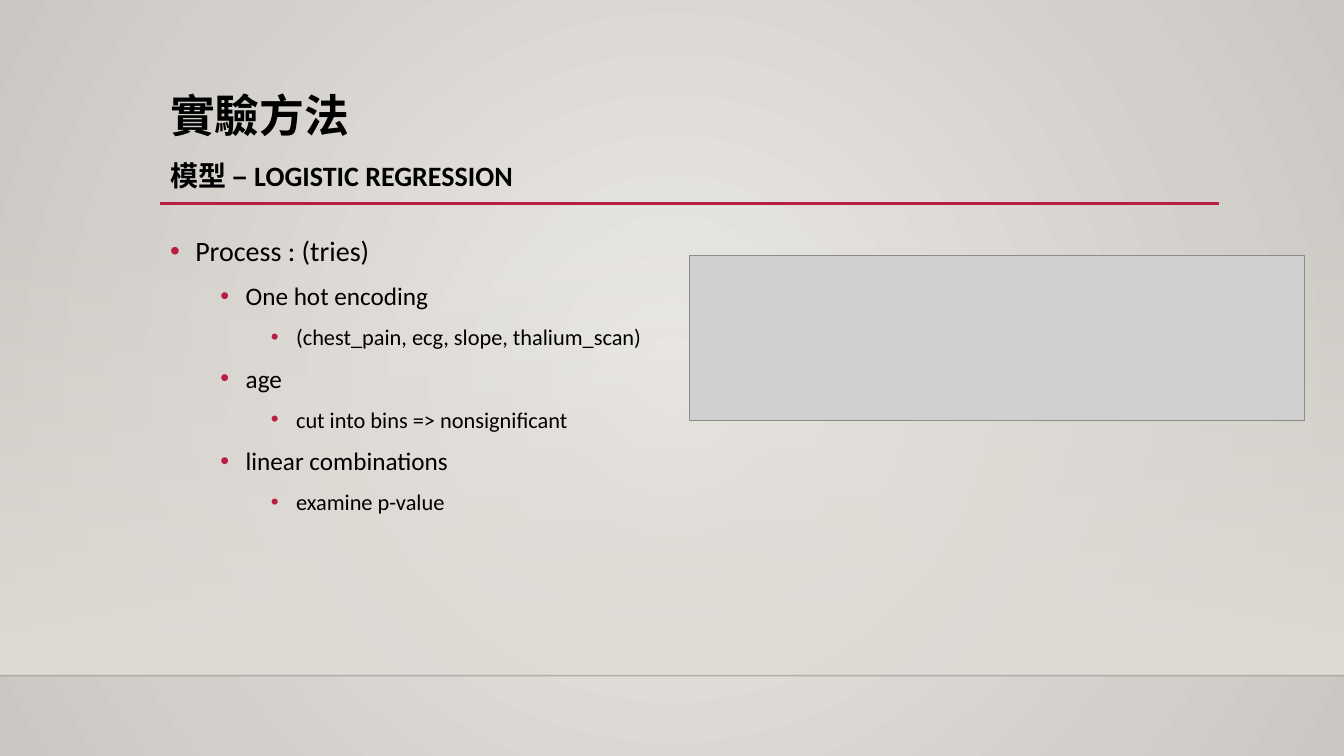
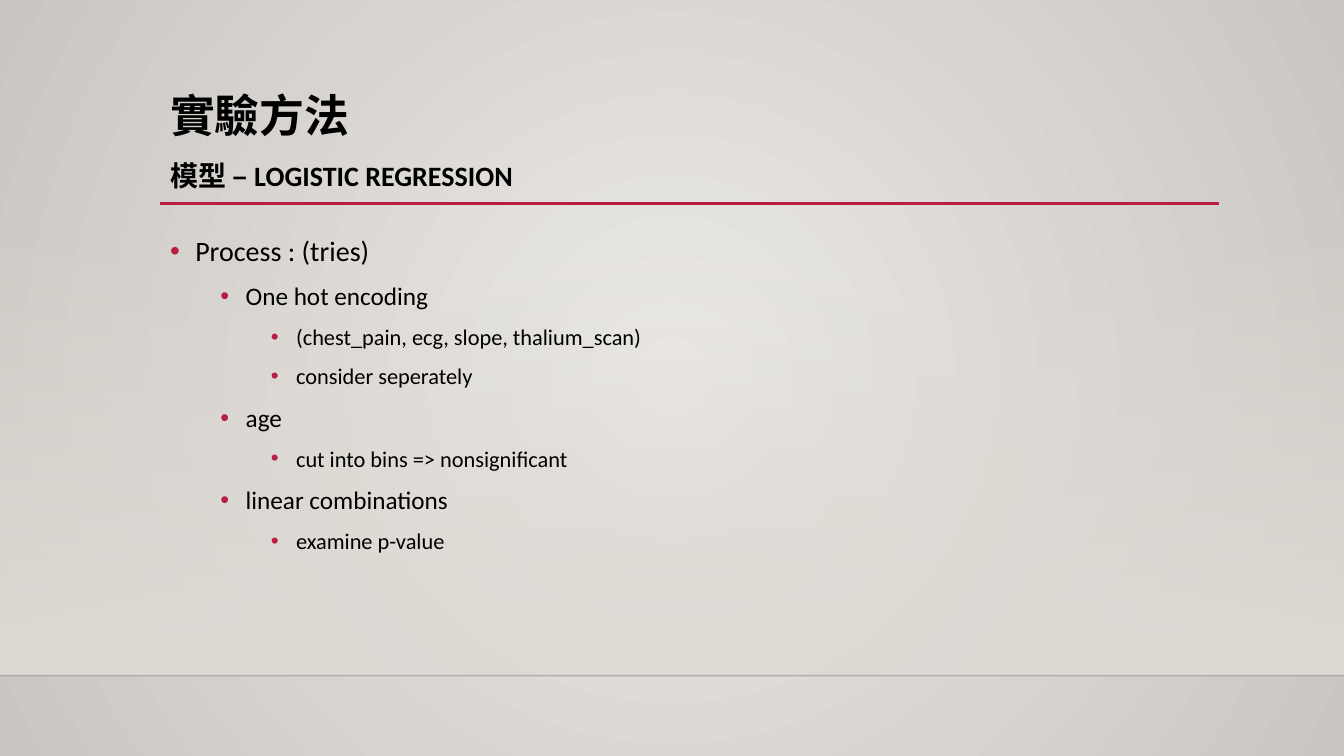
Before and after one commit to 1082-datascience/finalproject-finalproject-1082ds_group3, a slide deck: slide 11 of docs/yuchun_model.pptx (slide 10 before the commit). Drawn at 1344x756 pixels with LibreOffice and Linux fonts; fonts in the diff are those of the drawing; grey boxes stand for pictures; background and template pictures are left out. Boxes give left, top, right and bottom in pixels: in the first picture for what was removed or moved away, otherwise in the second. Text is boxed around its words. In the diff, an @@ line names an element or a change of style, - is before the commit and + after.

```diff
--- a/docs/yuchun_model.pptx
+++ b/docs/yuchun_model.pptx
@@ picture removed at [690, 255, 1305, 420] @@
@@ text at [296, 368, 472, 388]: paragraph added @@
+    • consider seperately
```
Also in this commit, not shown: 7 other slides changed, 1 slide added, 1 slide removed.
